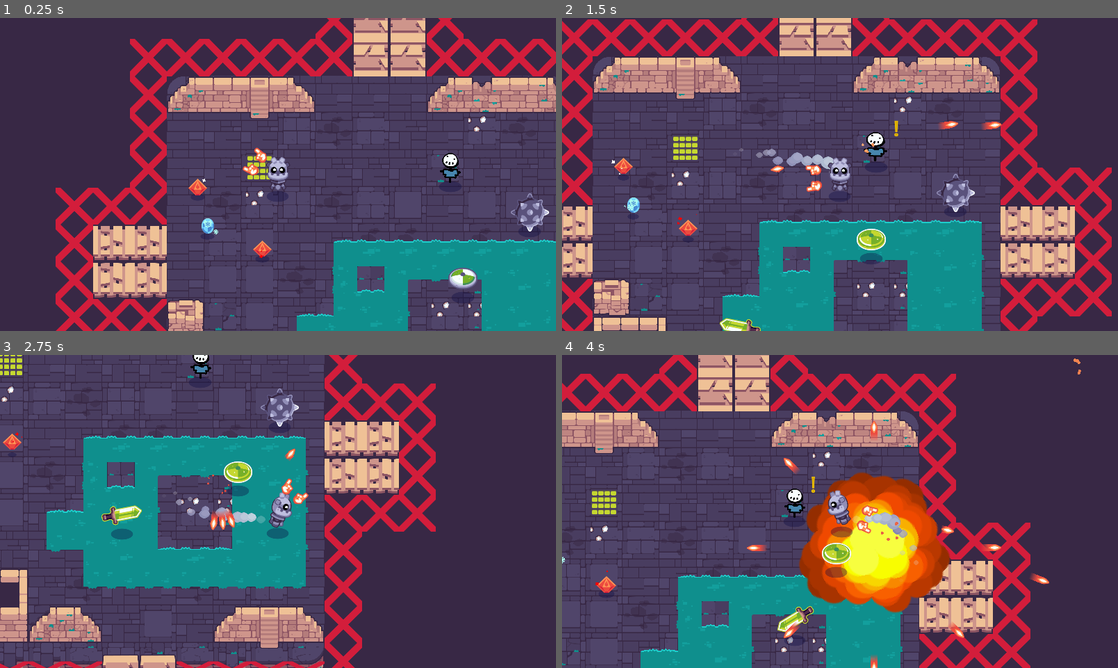
Above: before the commit, frames 1-4 (two rows, left to right).
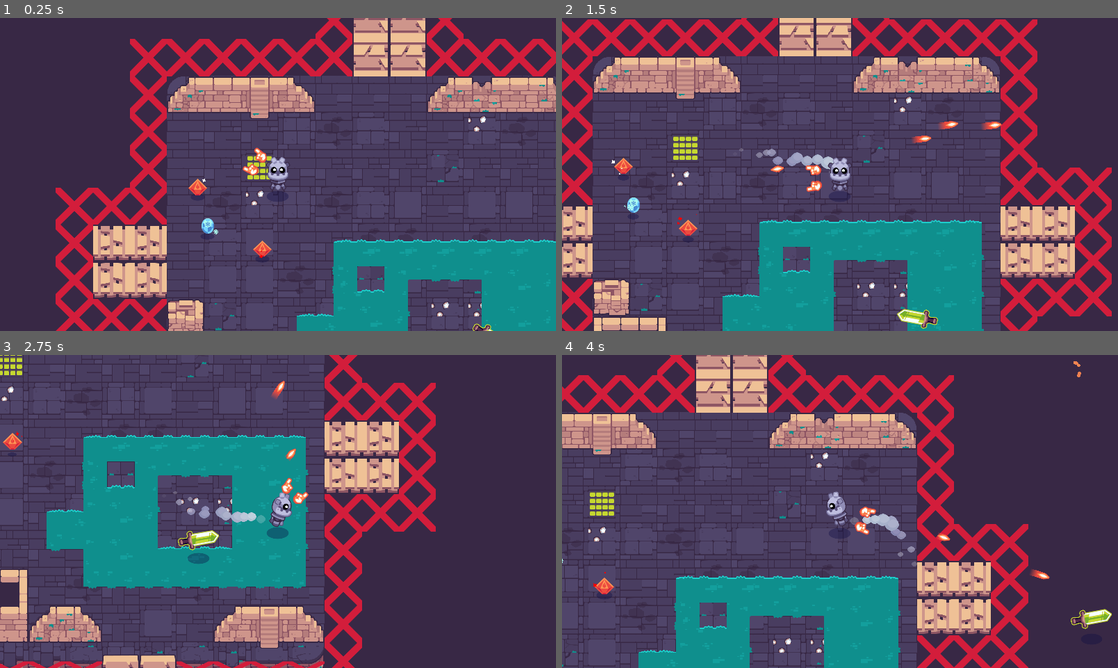
Above: after the commit, the same moments.

Repository: Tyler-Henson/GodotFinalChallenge
Game: Godot game, scene res://rooms/TestRoom.tscn
Two runs of this game, one before a commit and one after it. Both use one fixed random seed, a clock stepped at 60 frames per second and the inputs below. Sound files missing from this copy of the repository are replaced by a short silence.
Inputs (mouse positions are in pixels of both pictures, inside the frame that each line leads up to):
- Up to frame 1 (0.25 s): no input
- Up to frame 2 (1.5 s): move the mouse to (962, 158) at 0.52 s; press the mouse at (962, 158) at 0.53 s; hold D (move_right) 0.53-1.28 s; move the mouse to (728, 190) at 1.27 s; release the mouse at (728, 190) at 1.28 s; hold S (move_down) from 1.28 s (still down); click (728, 190) at 1.35 s
- Up to frame 3 (2.75 s): move the mouse to (333, 442) at 2.02 s; release S (move_down) at 2.03 s; press the mouse at (333, 442) at 2.03 s; hold D (move_right) from 2.03 s (still down)
- Up to frame 4 (4 s): move the mouse to (812, 574) at 2.77 s; release D (move_right) at 2.78 s; release the mouse at (812, 574) at 2.78 s; hold W (move_up) 2.78-3.53 s; click (812, 574) at 2.85 s; move the mouse to (1006, 558) at 3.52 s; press the mouse at (1006, 558) at 3.53 s; hold A (move_left) from 3.53 s (still down)

The runs differ from the first frame. In frame 1, 0.9% of the frame differs, in the area x 79-99%, y 43-100%; in frame 2, 1.5%; in frame 3, 5.0%; in frame 4, 25%, in the area x 0-99%, y 0-100%.

Commit message:
Added Spawners for Mobs
Spawners work with any scene, not just Mobs

Diff:
--- a/project.godot
+++ b/project.godot
@@ -43,6 +43,11 @@
 "class": "ShakingCamera2D",
 "language": "GDScript",
 "path": "res://robot/ShakingCamera2D.gd"
+}, {
+"base": "Sprite",
+"class": "Spawner",
+"language": "GDScript",
+"path": "res://rooms/spawners/Spawner.gd"
 }, {
 "base": "Node2D",
 "class": "Spell",
@@ -82,6 +87,7 @@
 "RandomAudioPlayer": "",
 "Robot": "",
 "ShakingCamera2D": "",
+"Spawner": "",
 "Spell": "",
 "SpellBasicFire": "",
 "SpellHolder": "",
--- /dev/null
+++ b/rooms/TestRoom.gd
@@ -0,0 +1,8 @@
+extends YSort
+
+onready var spawner := $Mobs/Spawner
+
+
+
+func _ready() -> void:
+	spawner.spawn()
--- a/rooms/TestRoom.tscn
+++ b/rooms/TestRoom.tscn
@@ -7,11 +7,15 @@
 [ext_resource path="res://mobs/dummy/Dummy.tscn" type="PackedScene" id=5]
 [ext_resource path="res://pickups/fire_spells/PickupSpellFireBasic.tscn" type="PackedScene" id=6]
 [ext_resource path="res://pickups/fire_spells/PickupSpellFireRapid.tscn" type="PackedScene" id=7]
-[ext_resource path="res://mobs/bomb/Bomb.tscn" type="PackedScene" id=8]
+[ext_resource path="res://rooms/spawners/spawner_mob.svg" type="Texture" id=8]
 [ext_resource path="res://mobs/shield/Shield.tscn" type="PackedScene" id=9]
 [ext_resource path="res://mobs/sword/Sword.tscn" type="PackedScene" id=10]
+[ext_resource path="res://mobs/bomb/Bomb.tscn" type="PackedScene" id=11]
+[ext_resource path="res://rooms/TestRoom.gd" type="Script" id=12]
+[ext_resource path="res://rooms/spawners/Spawner.gd" type="Script" id=13]
 
 [node name="TestRoom" type="YSort"]
+script = ExtResource( 12 )
 
 [node name="bridges" type="TileMap" parent="."]
 z_index = -10
@@ -70,17 +74,11 @@
 "_edit_lock_": true
 }
 
-[node name="Dummy" parent="Mobs" instance=ExtResource( 5 )]
-position = Vector2( 979, 318 )
-
-[node name="Bomb" parent="Mobs" instance=ExtResource( 8 )]
-position = Vector2( 1253, 472 )
-
-[node name="Shield" parent="Mobs" instance=ExtResource( 9 )]
-position = Vector2( 1022, 700 )
-
-[node name="Sword" parent="Mobs" instance=ExtResource( 10 )]
-position = Vector2( 507, 934 )
+[node name="Spawner" type="Sprite" parent="Mobs"]
+position = Vector2( 1120, 902 )
+texture = ExtResource( 8 )
+script = ExtResource( 13 )
+list = [ ExtResource( 5 ), ExtResource( 11 ), ExtResource( 9 ), ExtResource( 10 ) ]
 
 [node name="Items" type="Node2D" parent="."]
 __meta__ = {
@@ -93,6 +91,9 @@
 [node name="PickupSpellFireBasic" parent="Items" instance=ExtResource( 6 )]
 position = Vector2( 106, 386 )
 
+[node name="PickupSpellFireRapid" parent="Items" instance=ExtResource( 7 )]
+position = Vector2( 329, 599 )
+
 [node name="Label" type="Label" parent="."]
 margin_left = -548.0
 margin_top = -501.0
@@ -104,6 +105,3 @@
 
 [node name="Robot" parent="." instance=ExtResource( 2 )]
 position = Vector2( 383, 380 )
-
-[node name="PickupSpellFireRapid" parent="." instance=ExtResource( 7 )]
-position = Vector2( 329, 599 )
--- /dev/null
+++ b/rooms/spawners/Spawner.gd
@@ -0,0 +1,31 @@
+class_name Spawner
+extends Sprite
+
+
+export(Array, PackedScene) var list := []
+
+export (int, 0, 100, 1) var spawning_chance := 50
+
+
+func _ready() -> void:
+	texture = null
+
+
+func spawn():
+	if not list:
+		return
+
+	randomize()
+	#check if anything needs to be spawned
+	if randi() % 101 > spawning_chance:
+		return
+
+	var random_scene_index := randi() % list.size()
+	var scene: PackedScene = list[random_scene_index]
+
+	if not scene:
+		return
+	var node: Node2D = scene.instance()
+
+	get_parent().add_child(node)
+	node.global_position = global_position
Not shown: 1 places in rooms/TestRoom.tscn that only renumber resources
